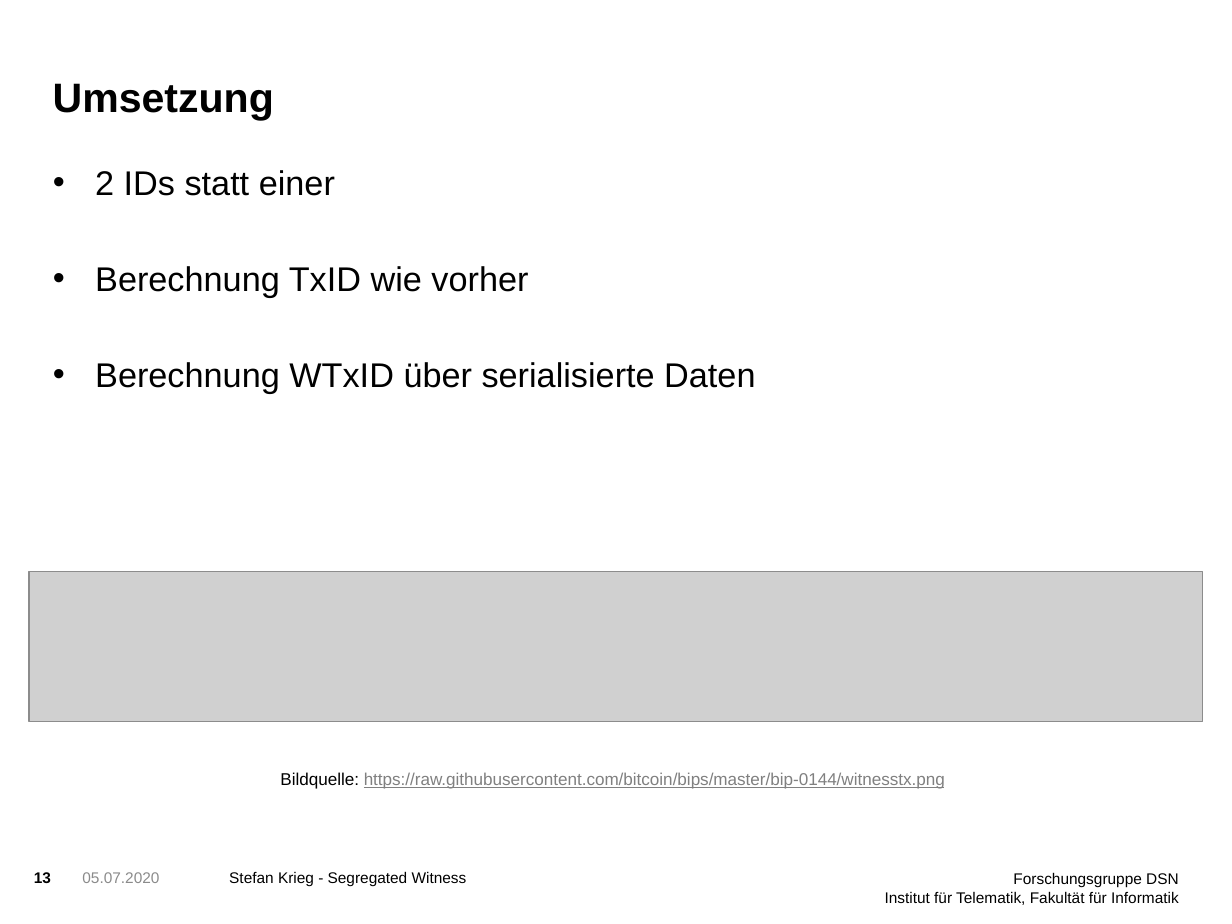
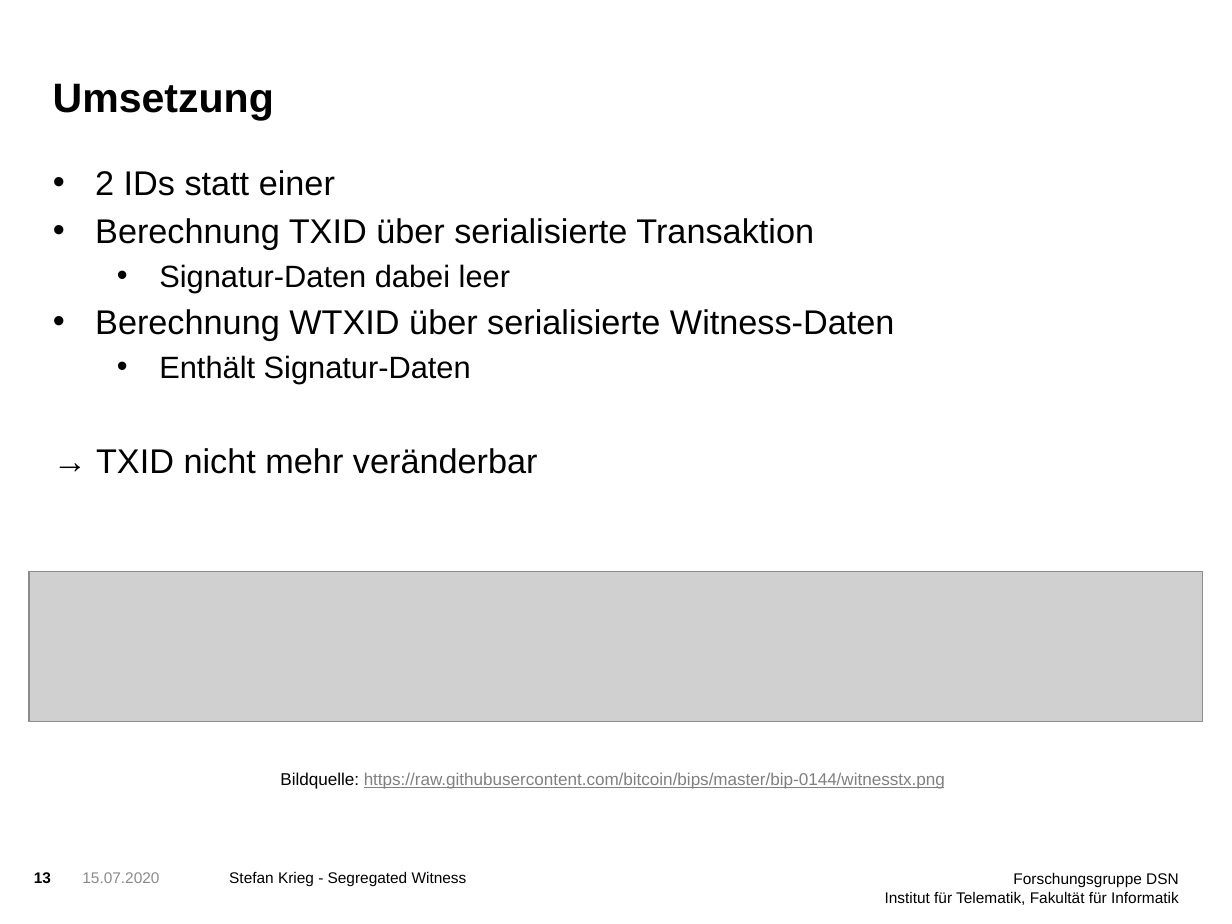
Before and after one commit to StefanDerEchte/SegWit-Proseminar, a slide deck: slide 13 of SegWit Präsentation.pptx. Drawn at 1232x924 pixels with LibreOffice and Linux fonts; fonts in the diff are those of the drawing; grey boxes stand for pictures; background and template pictures are left out. Boxes give left, top, right and bottom in pixels: in the first picture for what was removed or moved away, otherwise in the second. Text is boxed around its words. In the diff, an @@ line names an element or a change of style, - is before the commit and + after.

```diff
--- a/SegWit Präsentation.pptx
+++ b/SegWit Präsentation.pptx
@@ text at (x1=95, y1=218, x2=895, y2=474): text changed @@
-• Berechnung TxID wie vorher
-• Berechnung WTxID über serialisierte Daten
+• Berechnung TXID über serialisierte Transaktion
+  • Signatur-Daten dabei leer
+• Berechnung WTXID über serialisierte Witness-Daten
+  • Enthält Signatur-Daten
+→ TXID nicht mehr veränderbar
@@ text at (x1=82, y1=872, x2=159, y2=883): text changed @@
-05.07.2020
+15.07.2020
```
Also in this commit, not shown: 16 other slides changed, 1 slide added, 4 other files.
